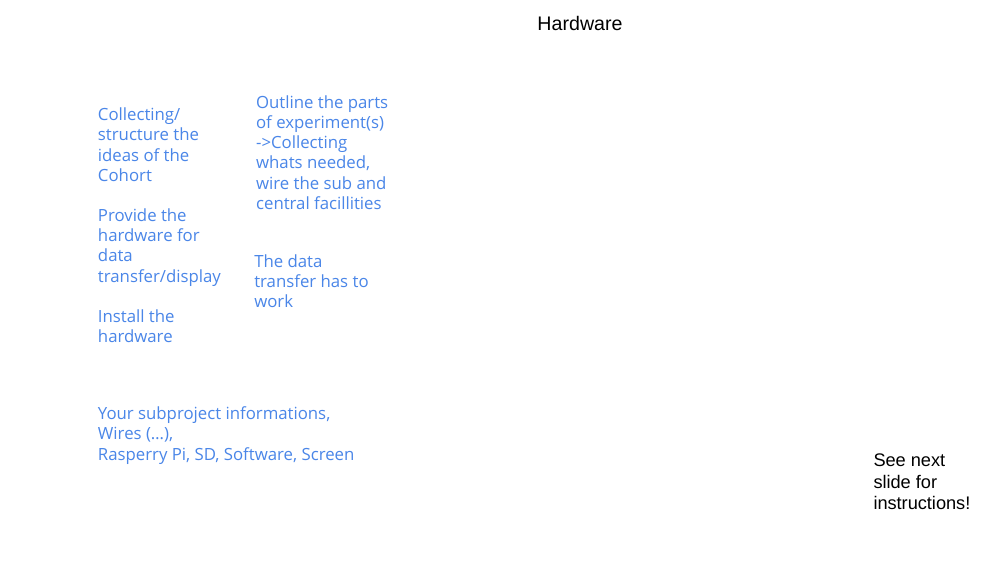
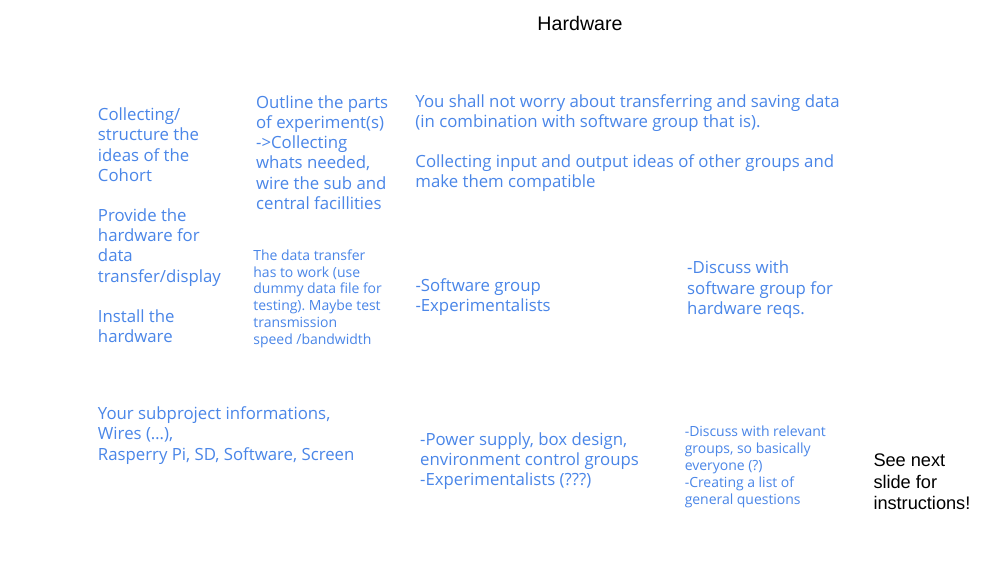
Before and after one commit to jessebuckmann/sample_preparation_module, a slide deck: slide 1 of Hardware/project_canvas.pptx. Drawn at 1008x567 pixels with LibreOffice and Linux fonts; fonts in the diff are those of the drawing; background and template pictures are left out. Boxes give left, top, right and bottom in pixels: in the first picture for what was removed or moved away, otherwise in the second. Text is boxed around its words. In the diff, an @@ line names an element or a change of style, - is before the commit and + after.

```diff
--- a/Hardware/project_canvas.pptx
+++ b/Hardware/project_canvas.pptx
@@ text added at (415,94,840,191), 12 pt, text #4A86E8 @@
+You shall not worry about transferring and saving data (in combination with software group that is).
+Collecting input and output ideas of other groups and make them compatible
@@ text at (253,249,382,348): text changed; size 12 to 10 pt @@
-The data transfer has to work
+The data transfer has to work (use dummy data file for testing). Maybe test transmission speed /bandwidth
@@ text added at (687,260,833,318), 12 pt, text #4A86E8 @@
+-Discuss with software group for hardware reqs.
@@ text added at (416,278,551,315), 12 pt, text #4A86E8 @@
+-Software group
+-Experimentalists
@@ text added at (420,432,639,489), 12 pt, text #4A86E8 @@
+-Power supply, box design, environment control groups
+-Experimentalists (???)
@@ text added at (685,425,826,508), 10 pt, text #4A86E8 @@
+-Discuss with relevant groups, so basically everyone (?)
+-Creating a list of general questions
```
